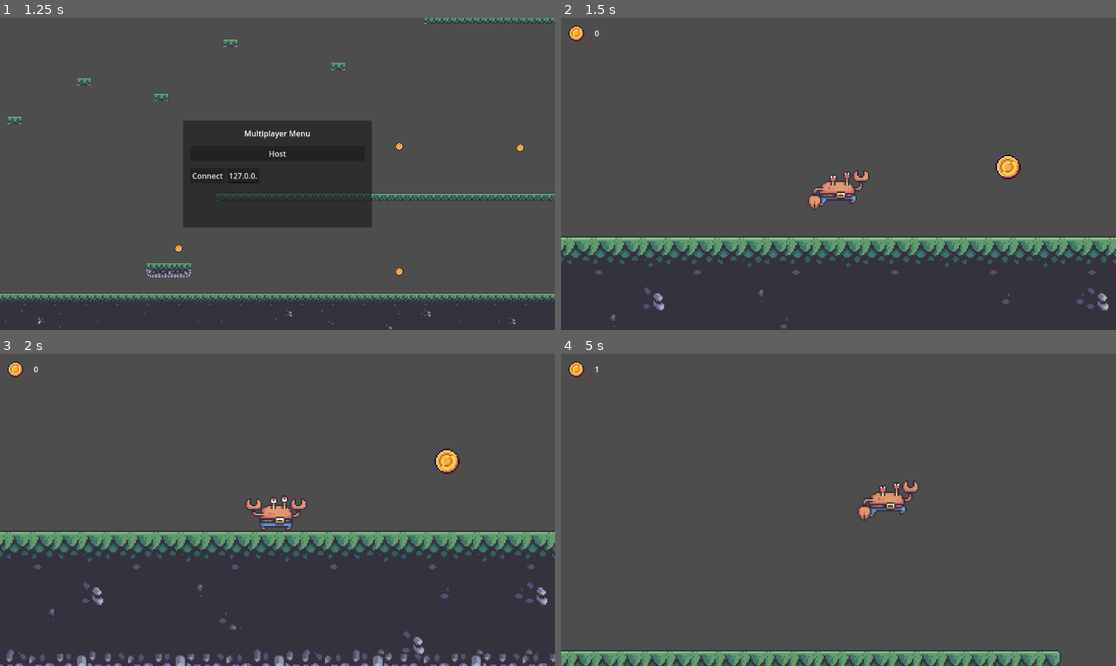
Above: before the commit, frames 1-4 (two rows, left to right).
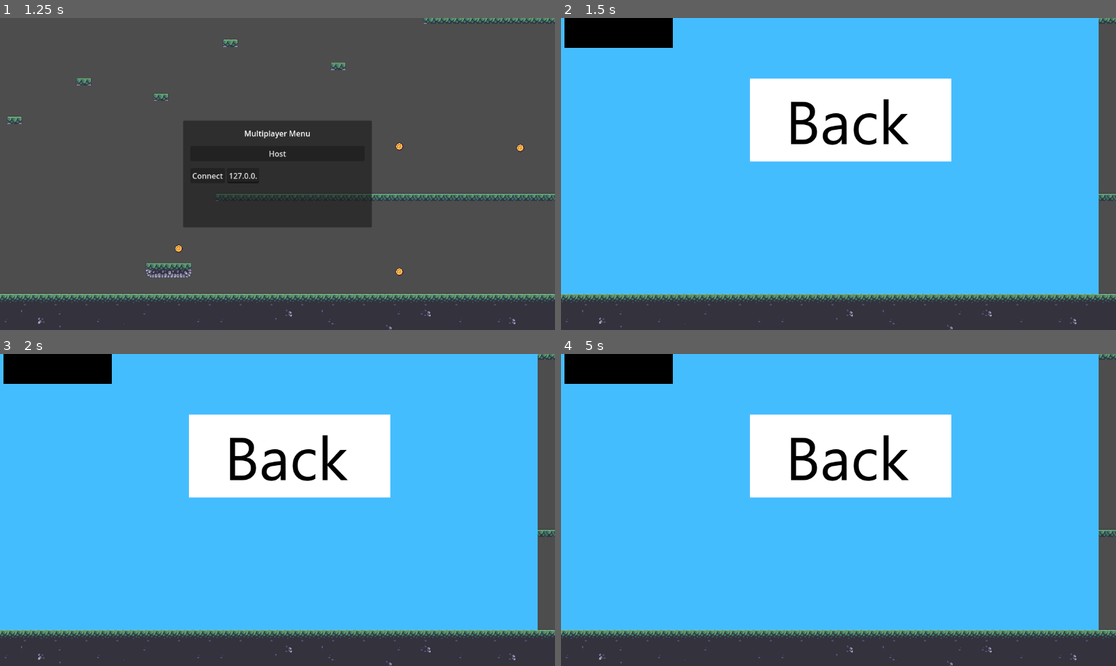
Above: after the commit, the same moments.

Repository: SMR-2023-Summer-Project/2DSideRacer
Game: Godot game, scene res://root/ui/title_screen/title_screen.tscn
Two runs of this game, one before a commit and one after it. Both use one fixed random seed, a clock stepped at 60 frames per second and the inputs below.
Inputs (mouse positions are in pixels of both pictures, inside the frame that each line leads up to):
- Up to frame 1 (1.25 s): click "PLAY!" at 0.5 s
- Up to frame 2 (1.5 s): click "Host" at 1.25 s
- Up to frame 3 (2 s): no input
- Up to frame 4 (5 s): move the mouse to (960, 494) at 2.02 s; hold Right (ui_right) 2.03-3.53 s; tap Space (climb) at 2.1 s; tap Up (jump) at 2.27, 3.02, 4.52 s; move the mouse to (727, 525) at 2.77 s; tap Shift (dash) at 2.85 s; move the mouse to (894, 441) at 3.52 s; hold Left (ui_left) 3.53-4.28 s; hold Right mouse button (flip) 3.53-4.28 s; move the mouse to (810, 572) at 4.27 s; hold Right (ui_right) from 4.28 s (still down); tap Middle mouse button (swing) at 4.35 s

Frame 1 is identical in both runs. In frame 2, 88% of the frame differs, in the area x 0-100%, y 0-100%; in frame 3, 90%; in frame 4, 96%.

Commit message:
Makes players no longer enter the Lobby

Diff:
--- a/root/multiplayer/multiplayer.tscn
+++ b/root/multiplayer/multiplayer.tscn
@@ -14,6 +14,7 @@
 #const ui = preload(\"res://root/scenes/demo_scene/ui.tscn\")
 var peer = ENetMultiplayerPeer.new()
 var mapChosen = false
+const select = preload('res://root/scenes/Select Map/Map Selector.tscn')
 func _on_join_pressed():
 	$CanvasLayer.hide()
 	var txt : String = $CanvasLayer/MainMenu/MarginContainer/VBoxContainer/HBoxContainer/Address.text
@@ -32,8 +33,10 @@
 
 	multiplayer.peer_connected.connect(add_player)
 	multiplayer.peer_disconnected.connect(remove_player)
-
-	add_player(multiplayer.get_unique_id())
+	var s = select.instantiate()
+	s.position = Vector2(-750,-600)
+	add_child(s)
+	#add_player(multiplayer.get_unique_id())
 
 func add_player(peer_id):
 	var player = Player.instantiate()
--- a/root/scenes/Select Map/Animation_Selection.gd
+++ b/root/scenes/Select Map/Animation_Selection.gd
@@ -1,18 +1,42 @@
 extends ColorRect
 
-
+class_name BackButton
 # Called when the node enters the scene tree for the first time.
+var bg : TextureRect
+var button : Button
+#var bgOffset = position - Vector2(-159,-79)
+#var butOffset = position - Vector2(161,-82)
 func _ready():
-	pass # Replace with function body.
-
+	button = Button.new()
+	bg = TextureRect.new()
+	button.position = position
+	bg.position = position
+	size = Vector2(225,115)
+	#button.size = Vector2(219,109)
+	bg.size = Vector2(533,277)
+	bg.texture = load('res://root/assets/sprites/Menus/back_button.png')
+	add_child(bg)
+	add_child(button)
 
 # Called every frame. 'delta' is the elapsed time since the previous frame.
 func _process(delta):
 	pass
 
-func _on_mouse_entered():
-	self.color = 'white'
 
 
-func _on_mouse_exited():
+
+
+
+
+func _on_back_button_pressed():
+	get_tree().change_scene_to_file("res://root/multiplayer/multiplayer.tscn")
+
+
+func _on_back_button_mouse_entered():
+	self.color = 'white'
+	self.scale = Vector2(1.2,1.2)
+
+
+func _on_back_button_mouse_exited():
 	self.color = 'black'
+	self.scale = Vector2(1,1)
--- /dev/null
+++ b/root/scenes/Select Map/Control.gd
@@ -0,0 +1,7 @@
+extends Control
+
+# Properties
+var baseColor := Color(0, 0, 0)
+var buttonImage : Texture
+var expandedImage : Texture
+var isHovered = false
--- a/root/scenes/Select Map/Map Selector.tscn
+++ b/root/scenes/Select Map/Map Selector.tscn
@@ -22,6 +22,7 @@
 script = ExtResource("2_40f4k")
 
 [node name="TextureRect" type="TextureRect" parent="ColorRect/ColorRect"]
+visible = false
 layout_mode = 0
 offset_left = -158.0
 offset_top = -79.0
@@ -30,5 +31,13 @@
 texture = ExtResource("3_ehkru")
 expand_mode = 1
 
-[connection signal="mouse_entered" from="ColorRect/ColorRect" to="ColorRect/ColorRect" method="_on_mouse_entered"]
-[connection signal="mouse_exited" from="ColorRect/ColorRect" to="ColorRect/ColorRect" method="_on_mouse_exited"]
+[node name="BackButton" type="Button" parent="ColorRect/ColorRect/TextureRect"]
+layout_mode = 0
+offset_left = 161.0
+offset_top = 82.0
+offset_right = 380.0
+offset_bottom = 191.0
+
+[connection signal="mouse_entered" from="ColorRect/ColorRect/TextureRect/BackButton" to="ColorRect/ColorRect" method="_on_back_button_mouse_entered"]
+[connection signal="mouse_exited" from="ColorRect/ColorRect/TextureRect/BackButton" to="ColorRect/ColorRect" method="_on_back_button_mouse_exited"]
+[connection signal="pressed" from="ColorRect/ColorRect/TextureRect/BackButton" to="ColorRect/ColorRect" method="_on_back_button_pressed"]
--- a/root/ui/title_screen/title_screen.tscn
+++ b/root/ui/title_screen/title_screen.tscn
@@ -1,12 +1,11 @@
-[gd_scene load_steps=9 format=3 uid="uid://bcgkosxjxrybe"]
+[gd_scene load_steps=8 format=3 uid="uid://bcgkosxjxrybe"]
 
 [ext_resource type="Script" path="res://root/ui/title_screen/title_screen.gd" id="1_wv2gi"]
-[ext_resource type="FontFile" uid="uid://bmp4ounyu851e" path="res://root/assets/fonts/Sniglet-Regular.ttf" id="3_brs51"]
-[ext_resource type="Texture2D" uid="uid://d1c2aj2d8h7a0" path="res://root/assets/sprites/backgrounds/title_screen_BG.jpeg" id="3_nuk6w"]
-[ext_resource type="FontFile" uid="uid://1qmbs3epi8kj" path="res://root/assets/fonts/KiriFont.otf" id="4_s8gf4"]
-[ext_resource type="Texture2D" uid="uid://80f2qbk5ikt7" path="res://root/assets/sprites/backgrounds/Industrial_background_1.png" id="5_atv4k"]
-[ext_resource type="Texture2D" uid="uid://ds2p1yjag7rhy" path="res://root/ui/title_screen/left-and-right-arrow.png" id="7_47820"]
-[ext_resource type="Texture2D" uid="uid://b5lkhek5nokle" path="res://root/ui/title_screen/up-arrow.png" id="7_p8dbp"]
+[ext_resource type="FontFile" uid="uid://c82327ybjiyne" path="res://root/assets/fonts/Sniglet-Regular.ttf" id="3_brs51"]
+[ext_resource type="Texture2D" uid="uid://4fg4tgb7ofg5" path="res://root/assets/sprites/backgrounds/title_screen_BG.jpeg" id="3_nuk6w"]
+[ext_resource type="FontFile" uid="uid://100flcfrvslu" path="res://root/assets/fonts/KiriFont.otf" id="4_s8gf4"]
+[ext_resource type="Texture2D" uid="uid://b5606g81ecnss" path="res://root/ui/title_screen/left-and-right-arrow.png" id="7_47820"]
+[ext_resource type="Texture2D" uid="uid://8t1cbqf8ivds" path="res://root/ui/title_screen/up-arrow.png" id="7_p8dbp"]
 
 [sub_resource type="StyleBoxFlat" id="StyleBoxFlat_v10mw"]
 bg_color = Color(0.341176, 0.694118, 0.305882, 1)
@@ -122,7 +121,6 @@
 offset_top = 2.027
 offset_right = 3.57401
 offset_bottom = -8.94601
-texture = ExtResource("5_atv4k")
 expand_mode = 1
 
 [node name="left_right_arrow" type="TextureRect" parent="control_panel"]
@@ -136,7 +134,6 @@
 offset_top = -354.539
 offset_right = -34.13
 offset_bottom = -298.539
-texture = ExtResource("5_atv4k")
 expand_mode = 1
 
 [node name="Left-and-right-arrow" type="Sprite2D" parent="control_panel"]
Not shown: 1 places in root/multiplayer/multiplayer.tscn that only renumber resources
Not shown: 1 places in root/scenes/Select Map/Map Selector.tscn that only renumber resources
